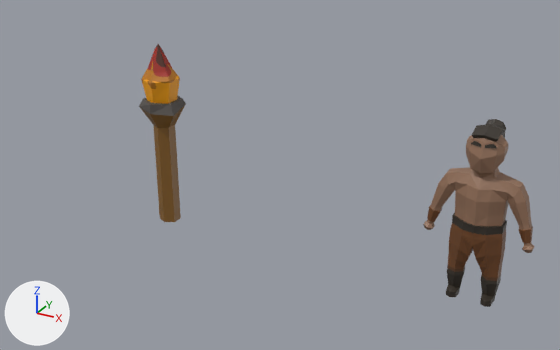
What one commit did to the Blender file SourceAssets/Props/Torches/TorchProps.blend.
Camera for both pictures: a 50 mm camera at (2.28, -2.94, 1.86) aimed at (0.67, -0.01, 0.39). Every picture has the same lights, and +X, +Y and +Z are marked at lower left. The first picture is the older version.

The first picture shows 'NativeMan01', 'SimpleTorch'.
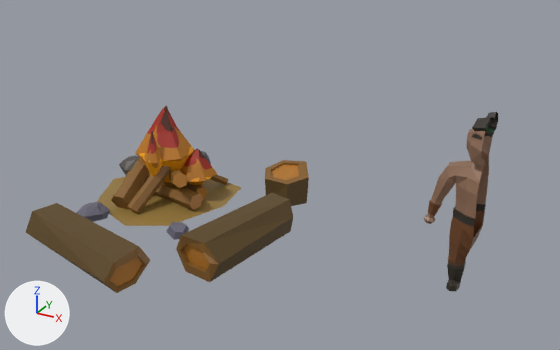
The change in detail:
Picture 'torchFire.png.002' (img_torchfire_png_002) is new.
Picture 'ColorPalette.png.003' (img_colorpalette_png_003) is new.
Material 'Material.005' (mat_material_005) is new.
Its texture is img_torchfire_png_002.
Material 'Material.004' (mat_material_004) is new.
Its texture is img_colorpalette_png_003.
me_circle_008 is used by ob_nativeman01; location (1.607, 0.0, 0.0); scale (0.01, 0.01, 0.01).
me_circle_008 had 251 vertices, 229 faces and spanned x -23.5..0.0, y -7.4..15.3, z 0.0..80.3.
me_circle_008 now has 251 vertices, 229 faces and spans x 1.4..1.6, y -0.1..0.2, z 0.0..0.8.
me_circle_008 part 1: the loose piece of 235 vertices spanning x -23.5..0.0, y -7.4..15.3, z 0.0..80.3 is scaled about its middle by 0.01, then moved by (13.2, -3.9, -39.8).
me_circle_008 part 2: the loose piece of 16 vertices spanning x -5.3..-0.6, y -6.3..-3.6, z 73.1..74.8 is scaled about its middle by 0.01, then moved by (4.5, 4.9, -73.2).
Mesh me_circle_022 is new.
It has 336 vertices, 308 faces and spans x -0.647..0.646, y -0.757..0.716, z -0.029..0.532.
Faces by material slot: [236, 72].
It uses material mat_material_004 (picture img_colorpalette_png_003).
It uses material mat_material_005 (picture img_torchfire_png_002).
Object 'SimpleTorch' (ob_simpletorch) is now hidden.
Object 'NativeMan01' (ob_nativeman01) is rescaled from (0.01, 0.01, 0.01) to (1.0, 1.0, 1.0).
Object 'NativeMan01' (ob_nativeman01) loses its MIRROR modifier named 'Mirror'.
Modifier setting removed (it was use_clip = True).
Object 'NativeMan01' (ob_nativeman01) moves from (1.607, 0.0, 0.0) to (0.0, 0.0, 0.03).
Object 'CampfireWithSeats' (ob_campfirewithseats) is new; it shows me_circle_022.
Its location is (0.0, 0.0, 0.0).

Changed parts and their boxes (x1, y1, x2, y2) in the pictures (560 x 350 px; the box of a moved part takes in the faces that stretch with it):
'CampfireWithSeats', added (brown)
    after: (26, 105, 309, 293)
    faces in mat_material_004 (picture img_colorpalette_png_003): (26, 151, 309, 293)
    faces in mat_material_005 (picture img_torchfire_png_002): (135, 105, 217, 185)
'NativeMan01', reshaped, moved, rescaled, modifiers changed (34% narrower)
    before: (423, 119, 535, 307)
    after: (424, 112, 498, 291)
'SimpleTorch', hidden (brown)
    before: (139, 44, 186, 222)
part 1 of me_circle_008, moved or reshaped
    before: (423, 119, 535, 307)
    after: (424, 112, 498, 291)
part 2 of me_circle_008, moved or reshaped
    before: (471, 141, 497, 148)
    after: (472, 134, 482, 140)
